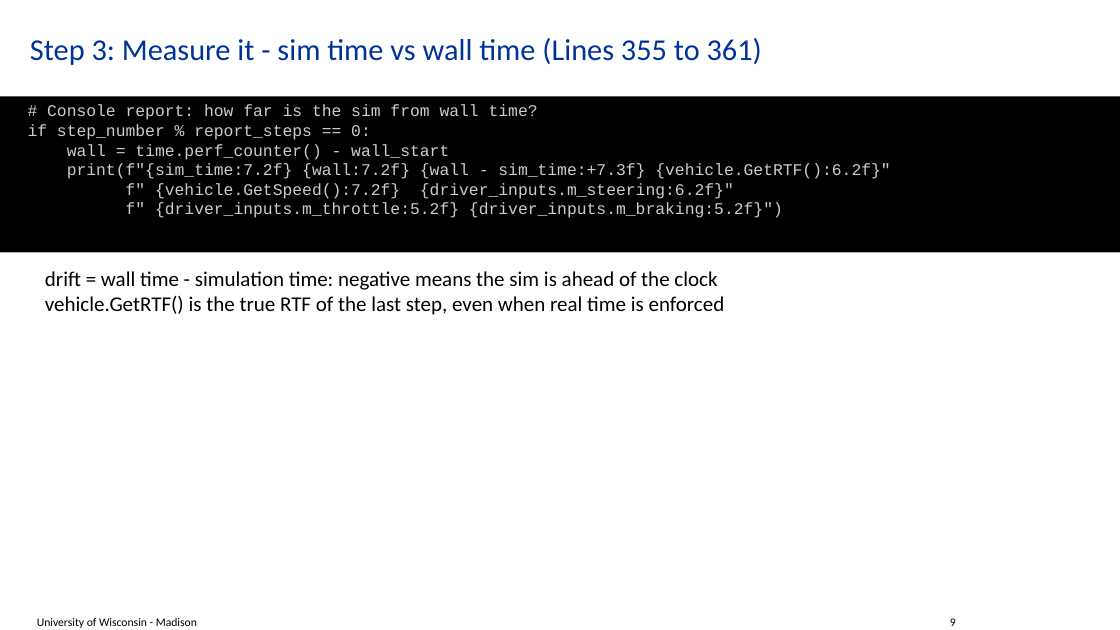
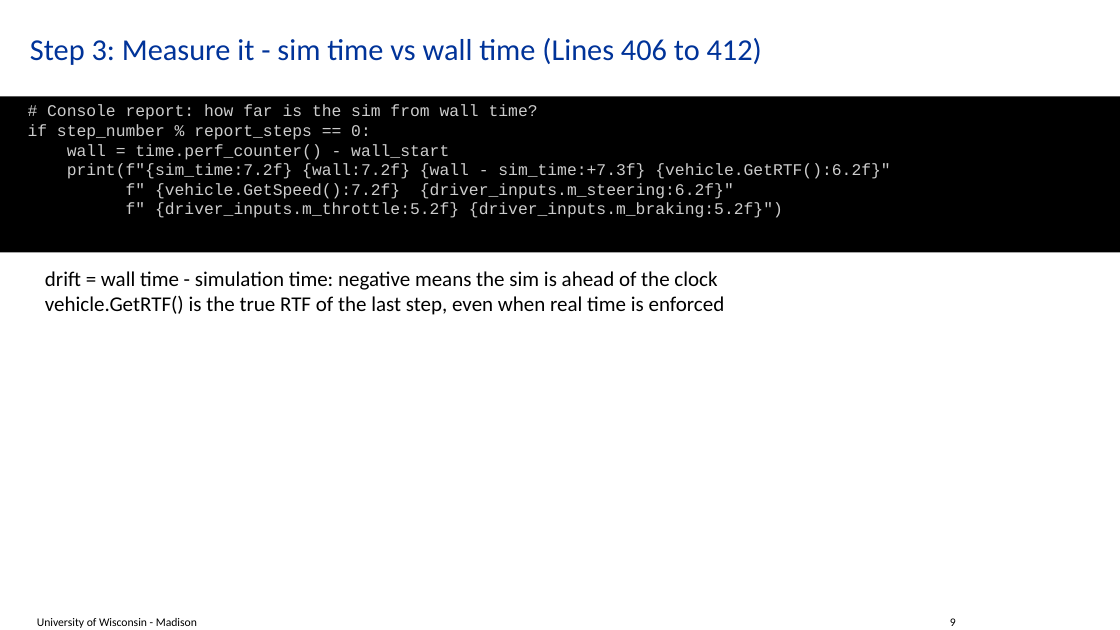
Before and after one commit to ksha23/chrono-hil-tutorial, a slide deck: slide 9 of tutorial_HIL_driver.pptx. Drawn at 1120x630 pixels with LibreOffice and Linux fonts; fonts in the diff are those of the drawing; background and template pictures are left out. Boxes give left, top, right and bottom in pixels: in the first picture for what was removed or moved away, otherwise in the second. Text is boxed around its words. In the diff, an @@ line names an element or a change of style, - is before the commit and + after.

```diff
--- a/tutorial_HIL_driver.pptx
+++ b/tutorial_HIL_driver.pptx
@@ title at [30,38,762,65]: text changed @@
-Step 3: Measure it - sim time vs wall time (Lines 355 to 361)
+Step 3: Measure it - sim time vs wall time (Lines 406 to 412)
```
Also in this commit, not shown: 8 other slides changed.
